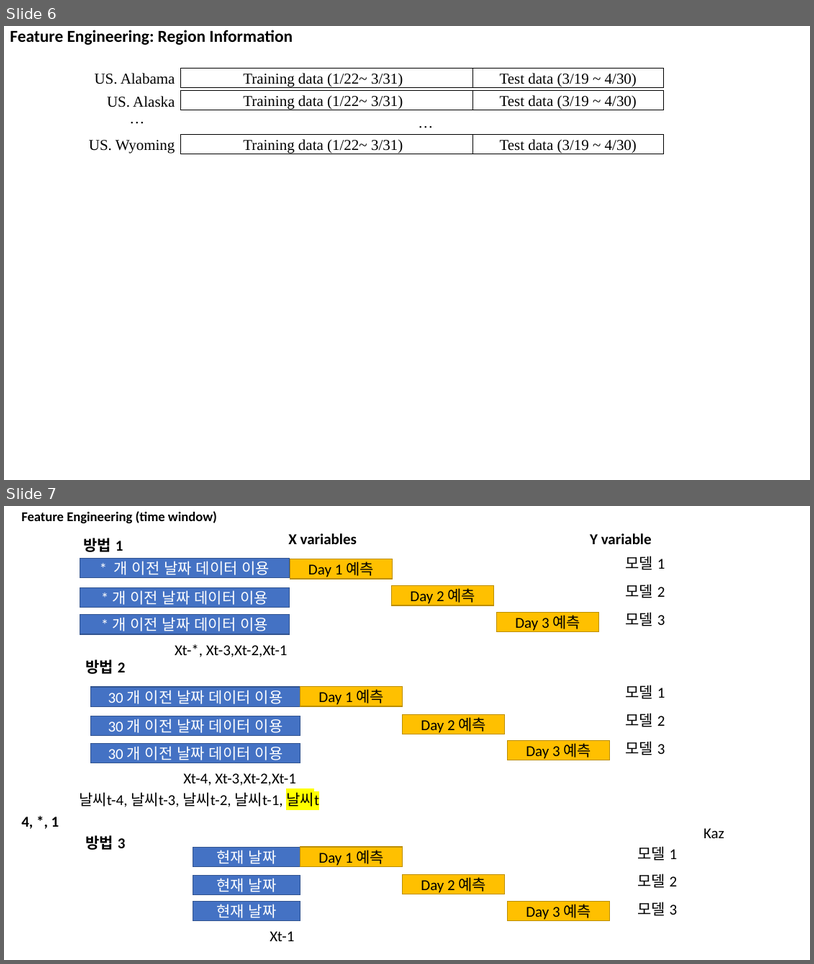
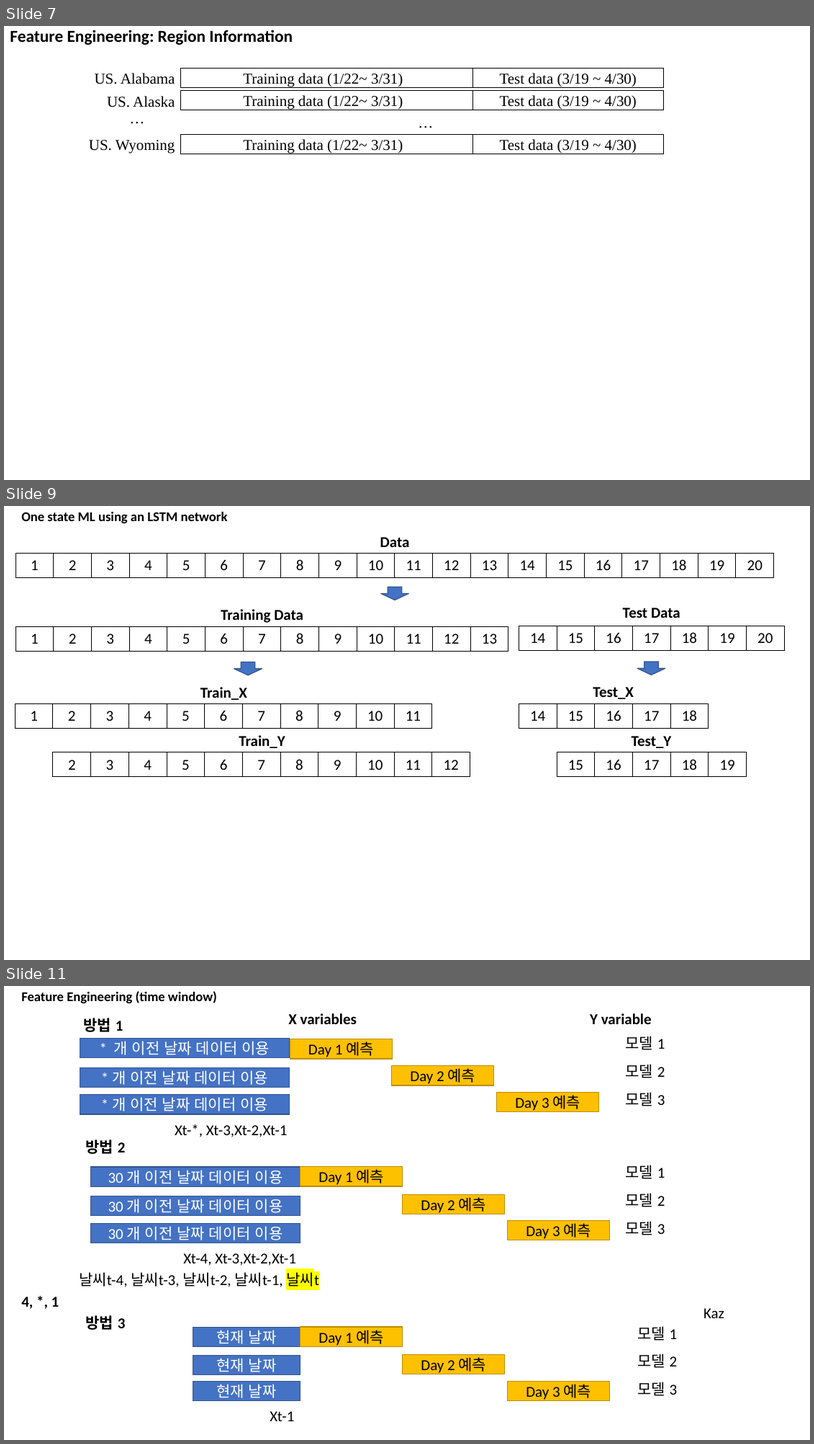
Before and after one commit to pcyoung75/GlobalForecasting, a slide deck: doc/Paper Images.pptx. Shown one above the other, each under a label of ours: slides 6 and 7 before the commit, slides 7, 9 and 11 after it; the slides between them are not shown. The pictures are 814x964 and 814x1444 pixels, drawn with LibreOffice and Linux fonts; fonts in the diff are those of the drawing. Boxes give left, top, right and bottom in pixels: in the first picture for what was removed or moved away, otherwise in the second. Text is boxed around its words. In the diff, an @@ line names an element or a change of style, - is before the commit and + after.

```diff
--- a/doc/Paper Images.pptx
+++ b/doc/Paper Images.pptx
@@ slide 9 added at bbox=[4, 506, 810, 960], background #FFFFFF @@
@@ text added at bbox=[21, 512, 228, 523], 16 pt, text #000000, bold @@
+One state ML using an LSTM network
@@ text added at bbox=[381, 537, 410, 547], 18 pt, text #000000, bold @@
+Data
@@ table added at bbox=[16, 554, 778, 578], 1 rows, 20 columns @@
+1 | 2 | 3 | 4 | 5 | 6 | 7 | 8 | 9 | 10 | 11 | 12 | 13 | 14 | 15 | 16 | 17 | 18 | 19 | 20
@@ down arrow added at bbox=[381, 587, 409, 600], fill #4472C4, outline #325491 1 pt @@
@@ text added at bbox=[221, 609, 304, 623], 18 pt, text #000000, bold @@
+Training Data
@@ text added at bbox=[623, 608, 681, 618], 18 pt, text #000000, bold @@
+Test Data
@@ table added at bbox=[16, 626, 511, 651], 1 rows, 13 columns @@
+1 | 2 | 3 | 4 | 5 | 6 | 7 | 8 | 9 | 10 | 11 | 12 | 13
@@ table added at bbox=[520, 626, 786, 651], 1 rows, 7 columns @@
+14 | 15 | 16 | 17 | 18 | 19 | 20
@@ down arrow added at bbox=[234, 662, 262, 675], fill #4472C4, outline #325491 1 pt @@
@@ down arrow added at bbox=[638, 662, 666, 674], fill #4472C4, outline #325491 1 pt @@
@@ text added at bbox=[201, 687, 247, 700], 18 pt, text #000000, bold @@
+Train_X
@@ text added at bbox=[593, 687, 634, 699], 18 pt, text #000000, bold @@
+Test_X
@@ table added at bbox=[15, 704, 434, 728], 1 rows, 11 columns @@
+1 | 2 | 3 | 4 | 5 | 6 | 7 | 8 | 9 | 10 | 11
@@ table added at bbox=[520, 704, 710, 728], 1 rows, 5 columns @@
+14 | 15 | 16 | 17 | 18
@@ text added at bbox=[239, 735, 285, 748], 18 pt, text #000000, bold @@
+Train_Y
@@ text added at bbox=[632, 736, 672, 748], 18 pt, text #000000, bold @@
+Test_Y
@@ table added at bbox=[53, 752, 472, 777], 1 rows, 11 columns @@
+2 | 3 | 4 | 5 | 6 | 7 | 8 | 9 | 10 | 11 | 12
@@ table added at bbox=[557, 752, 748, 777], 1 rows, 5 columns @@
+15 | 16 | 17 | 18 | 19
@@ what was slide 6 is now slide 7 @@
@@ what was slide 7 is now slide 11 @@
```
Also in this commit, not shown: 4 slides changed, 19 other slides added, 12 slides removed, 44 other files.
